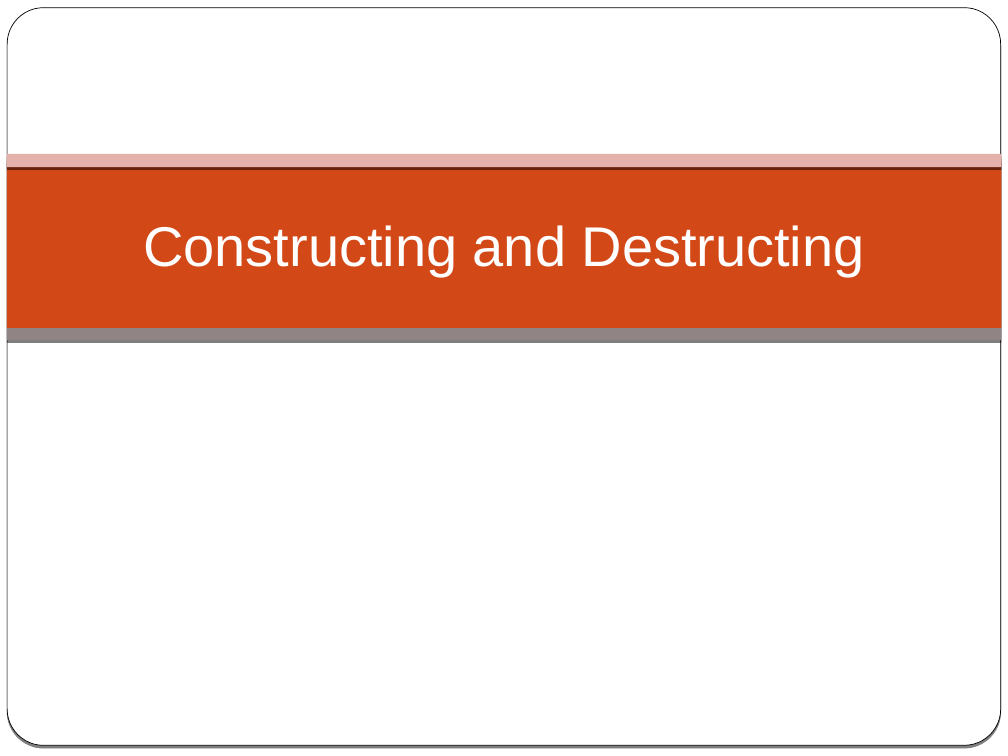
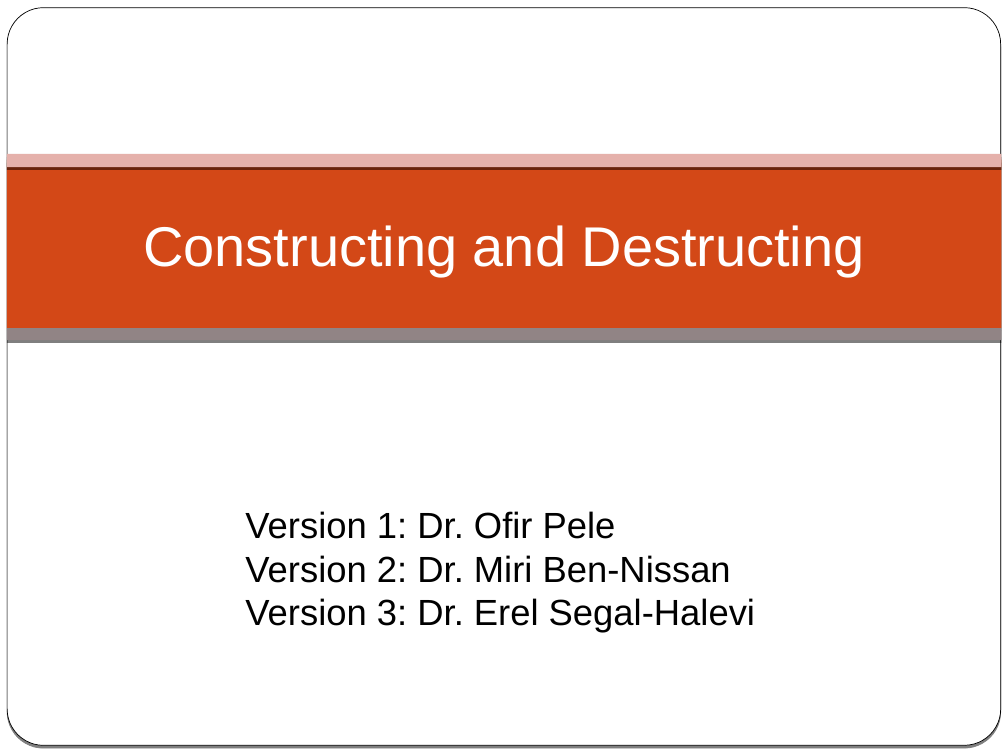
Before and after one commit to cpp-at-ariel/cpp-5786, a slide deck: slide 1 of 02-classes-constructors-destructors/slides-2-new-delete.pptx. Drawn at 1008x756 pixels with LibreOffice and Linux fonts; fonts in the diff are those of the drawing. Boxes give left, top, right and bottom in pixels: in the first picture for what was removed or moved away, otherwise in the second. Text is boxed around its words. In the diff, an @@ line names an element or a change of style, - is before the commit and + after.

```diff
--- a/02-classes-constructors-destructors/slides-2-new-delete.pptx
+++ b/02-classes-constructors-destructors/slides-2-new-delete.pptx
@@ text added at box(245, 511, 755, 633), 26 pt, text #000000 @@
+● Version 1: Dr. Ofir Pele
+● Version 2: Dr. Miri Ben-Nissan
+● Version 3: Dr. Erel Segal-Halevi
```
Also in this commit, not shown: 1 other slide changed, 23 other files.
